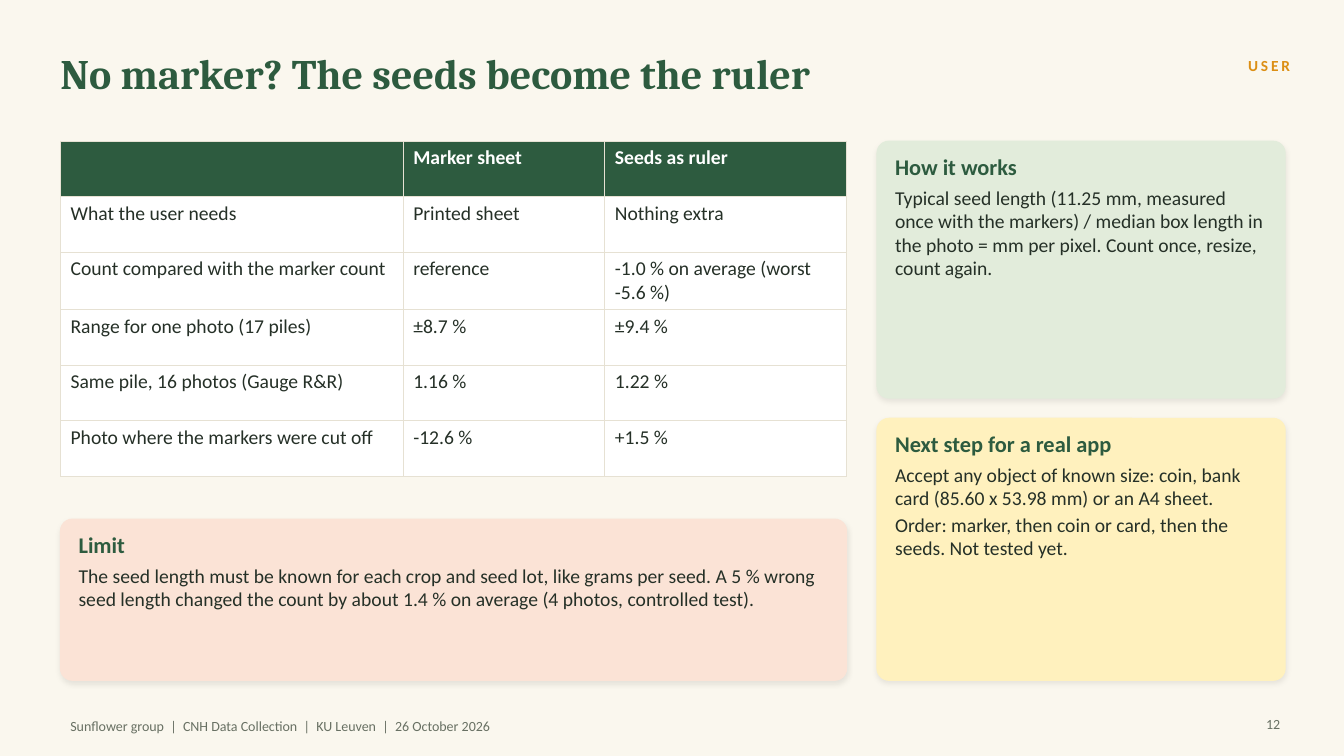
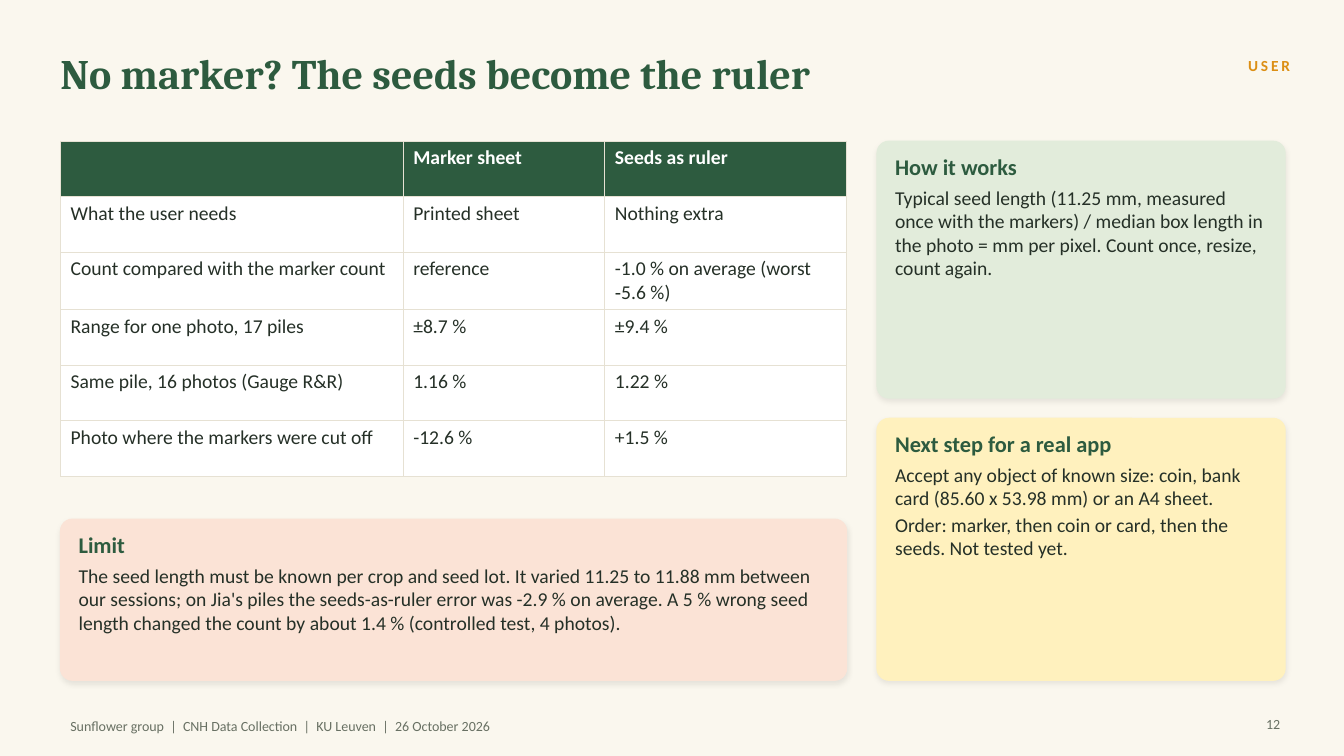
Before and after one commit to HadiNasooti/cnh-sunflower-weight, a slide deck: slide 12 of ppt_slide_topics/Sunflower_Weight_Estimation_v3.pptx. Drawn at 1344x756 pixels with LibreOffice and Linux fonts; fonts in the diff are those of the drawing. Boxes give left, top, right and bottom in pixels: in the first picture for what was removed or moved away, otherwise in the second. Text is boxed around its words. In the diff, an @@ line names an element or a change of style, - is before the commit and + after.

```diff
--- a/ppt_slide_topics/Sunflower_Weight_Estimation_v3.pptx
+++ b/ppt_slide_topics/Sunflower_Weight_Estimation_v3.pptx
@@ table at <box>60,141,847,448</box> @@
-row 3, column 3: -1.0 % on average (worst -5.6 %)
+row 3, column 3: -1.0 % on average (worst ‑5.6 %)
-row 4, column 1: Range for one photo (17 piles)
+row 4, column 1: Range for one photo, 17 piles
@@ text at <box>79,569,810,634</box>: text changed @@
-The seed length must be known for each crop and seed lot, like grams per seed. A 5 % wrong seed length changed the count by about 1.4 % on average (4 photos, controlled test).
+The seed length must be known per crop and seed lot. It varied 11.25 to 11.88 mm between our sessions; on Jia's piles the seeds-as-ruler error was -2.9 % on average. A 5 % wrong seed length changed the count by about 1.4 % (controlled test, 4 photos).
```
Also in this commit, not shown: 9 other slides changed, 1 slide added, 1 other file.
